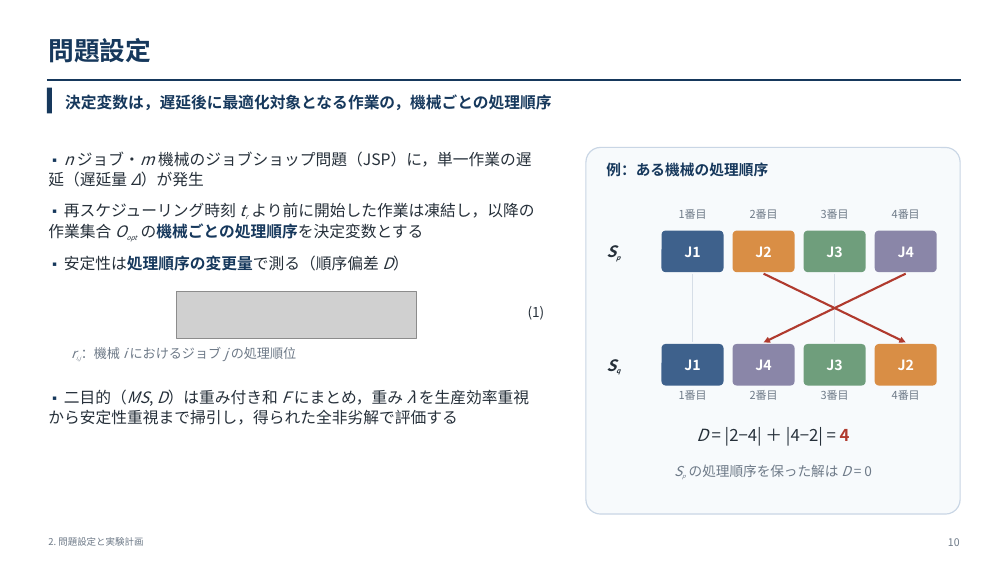
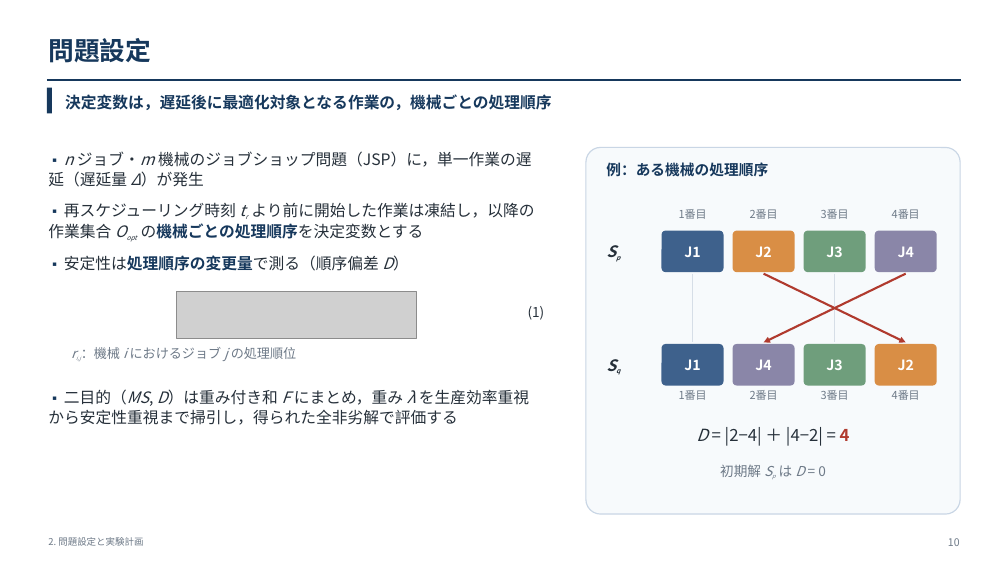
Before and after one commit to kitotakumi/stability_scheduling, a slide deck: slide 10 of doc/presentation_materials/JIMA2026fall_発表.pptx. Drawn at 1008x567 pixels with LibreOffice and Linux fonts; fonts in the diff are those of the drawing; grey boxes stand for pictures. Boxes give left, top, right and bottom in pixels: in the first picture for what was removed or moved away, otherwise in the second. Text is boxed around its words. In the diff, an @@ line names an element or a change of style, - is before the commit and + after.

```diff
--- a/doc/presentation_materials/JIMA2026fall_発表.pptx
+++ b/doc/presentation_materials/JIMA2026fall_発表.pptx
@@ text at [720,465,826,477]: text changed @@
-Sp の処理順序を保った解は D = 0
+初期解 Sp は D = 0
```
Also in this commit, not shown: 2 other slides changed, 7 other files.
